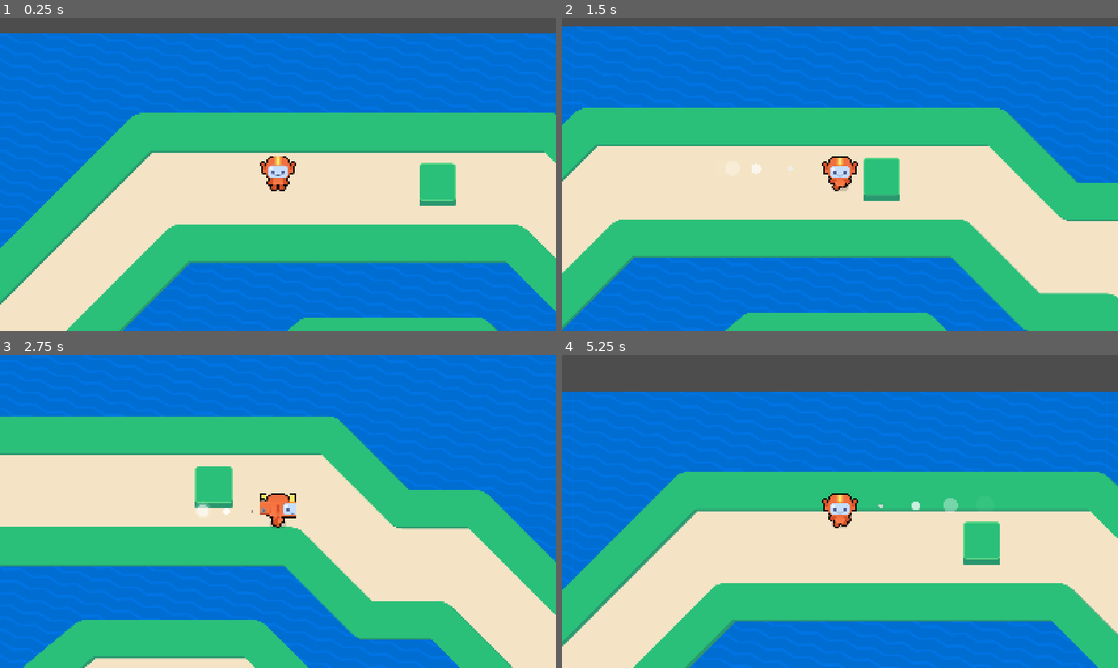
Above: before the commit, frames 1-4 (two rows, left to right).
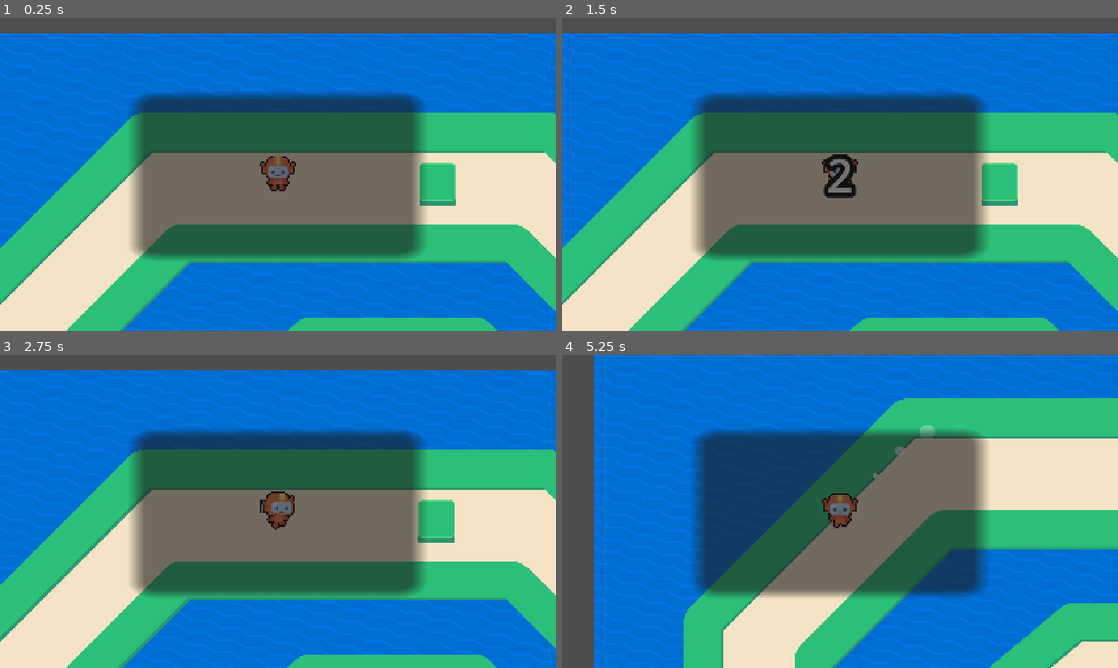
Above: after the commit, the same moments.

Repository: asdJT/M9-Top-Down-Movement
Game: Godot game, scene res://lessons/game.tscn
The game is run twice, just before and just after one commit, with the same random seed, the same clock (stepped at 60 frames per second) and the same inputs.
Inputs (mouse positions are in pixels of both pictures, inside the frame that each line leads up to):
- Up to frame 1 (0.25 s): no input
- Up to frame 2 (1.5 s): tap Enter at 0.5 s; move the mouse to (962, 158) at 0.52 s; hold Right (move_right) 0.53-1.28 s; tap Z at 0.6, 1.35 s; click (962, 158) at 0.67 s; tap Space at 0.77 s; move the mouse to (728, 190) at 1.27 s; hold Down (move_down) from 1.28 s (still down)
- Up to frame 3 (2.75 s): tap Space at 1.52 s; move the mouse to (333, 442) at 2.02 s; release Down (move_down) at 2.03 s; hold Right (move_right) from 2.03 s (still down); tap Z at 2.1 s
- Up to frame 4 (5.25 s): move the mouse to (812, 574) at 2.77 s; release Right (move_right) at 2.78 s; hold Up (move_up) 2.78-3.53 s; tap Z every 0.75 s from 2.85 to 5.1 s; click (812, 574) at 2.92 s; tap Space at 3.02, 3.77, 4.52 s; move the mouse to (1006, 558) at 3.52 s; hold Left (move_left) 3.53-5.03 s; move the mouse to (673, 464) at 4.27 s; move the mouse to (867, 511) at 5.02 s; hold Down (move_down) from 5.03 s (still down); click (867, 511) at 5.17 s

The runs differ from the first frame. In frame 1, 28% of the frame differs, in the area x 23-77%, y 24-78%; in frame 2, 62%; in frame 3, 73%; in frame 4, 80%, in the area x 0-100%, y 0-100%.

Commit message:
Finished L8L9

Diff:
--- /dev/null
+++ b/M09.top_down_movement_workbook/lessons/game.gd
@@ -0,0 +1,25 @@
+extends Node2D
+
+@onready var _finish_line : FinishLine = %FinishLine
+@onready var _runner: Runner = %Runner
+@onready var _count_down: CountDown = %CountDown
+
+func _ready() -> void:
+	_runner.set_physics_process(false)
+	_count_down.start_counting()
+	_count_down.counting_finished.connect(func() -> void:
+		_runner.set_physics_process(true)
+	)
+
+	_finish_line.body_entered.connect (func (body:Node) -> void :
+		if body is not Runner:
+			return
+		var runner := body as Runner
+		runner.set_physics_process(false)
+		var destination_position := _finish_line.global_position + Vector2(0, 64)
+
+		runner.walk_to(destination_position)
+		runner.walked_to.connect(_finish_line.pop_confettis)
+	)
+
+	_finish_line.confettis_finished.connect(get_tree().reload_current_scene.call_deferred)
--- a/M09.top_down_movement_workbook/lessons/game.tscn
+++ b/M09.top_down_movement_workbook/lessons/game.tscn
@@ -1,18 +1,32 @@
-[gd_scene load_steps=6 format=3 uid="uid://dbhm1u7usp88e"]
+[gd_scene load_steps=11 format=3 uid="uid://dbhm1u7usp88e"]
 
+[ext_resource type="Script" uid="uid://b3ch6il2xt8bb" path="res://lessons/game.gd" id="1_48faf"]
 [ext_resource type="Texture2D" uid="uid://5vl7p0xb7nd8" path="res://assets/circuit_background.png" id="1_eyt8k"]
 [ext_resource type="PackedScene" uid="uid://cv6pavumkvn3" path="res://lessons/runner.tscn" id="1_w68je"]
 [ext_resource type="PackedScene" uid="uid://w10qa0xbehkk" path="res://lessons/simple_obstacle.tscn" id="2_qi5q1"]
 [ext_resource type="PackedScene" uid="uid://xl56q8amb611" path="res://assets/finish_line/finish_line.tscn" id="2_sepuf"]
 [ext_resource type="PackedScene" uid="uid://6fggknqqx35t" path="res://lessons/circuit.tscn" id="4_k37an"]
+[ext_resource type="Theme" uid="uid://cdcyvsn1fp8wa" path="res://assets/countdown/count_down_theme.tres" id="7_viysf"]
+[ext_resource type="Script" uid="uid://3qgnfjj0cbyc" path="res://assets/countdown/count_down.gd" id="8_tpjcj"]
+[ext_resource type="Shader" uid="uid://0ifa0i2oc7c8" path="res://assets/blur.gdshader" id="9_tpjcj"]
+
+[sub_resource type="ShaderMaterial" id="ShaderMaterial_8c4bg"]
+shader = ExtResource("9_tpjcj")
+shader_parameter/blur_amount = 0.0
+shader_parameter/tint = Color(0, 0, 0, 1)
+shader_parameter/tint_amount = 0.0
+shader_parameter/saturation = 1.0
 
 [node name="Game" type="Node2D"]
 y_sort_enabled = true
+script = ExtResource("1_48faf")
 
 [node name="Runner" parent="." instance=ExtResource("1_w68je")]
+unique_name_in_owner = true
 position = Vector2(1554, 521)
 
 [node name="FinishLine" parent="." instance=ExtResource("2_sepuf")]
+unique_name_in_owner = true
 position = Vector2(579, 1375)
 area_width = 256
 
@@ -26,3 +40,71 @@
 
 [node name="Circuit" parent="." instance=ExtResource("4_k37an")]
 position = Vector2(0, -4)
+
+[node name="CanvasLayer" type="CanvasLayer" parent="."]
+
+[node name="CountDown" type="Label" parent="CanvasLayer"]
+unique_name_in_owner = true
+anchors_preset = 8
+anchor_left = 0.5
+anchor_top = 0.5
+anchor_right = 0.5
+anchor_bottom = 0.5
+offset_left = -167.0
+offset_top = -109.5
+offset_right = 167.0
+offset_bottom = 109.5
+grow_horizontal = 2
+grow_vertical = 2
+size_flags_horizontal = 4
+theme = ExtResource("7_viysf")
+horizontal_alignment = 1
+vertical_alignment = 1
+script = ExtResource("8_tpjcj")
+metadata/_custom_type_script = "uid://3qgnfjj0cbyc"
+
+[node name="PauseScreen" type="Control" parent="CanvasLayer"]
+layout_mode = 3
+anchors_preset = 8
+anchor_left = 0.5
+anchor_top = 0.5
+anchor_right = 0.5
+anchor_bottom = 0.5
+offset_left = -957.0
+offset_top = -539.0
+offset_right = -878.78845
+offset_bottom = -461.8878
+grow_horizontal = 2
+grow_vertical = 2
+scale = Vector2(24.521368, 13.984615)
+size_flags_horizontal = 4
+size_flags_vertical = 4
+
+[node name="BlurColorRect" type="ColorRect" parent="CanvasLayer/PauseScreen"]
+material = SubResource("ShaderMaterial_8c4bg")
+layout_mode = 1
+anchors_preset = -1
+anchor_right = 34.655003
+anchor_bottom = 26.315
+offset_right = -1346.2001
+offset_bottom = -1012.6
+grow_horizontal = 2
+grow_vertical = 2
+scale = Vector2(34.65485, 26.3146)
+
+[node name="PanelContainer" type="PanelContainer" parent="CanvasLayer/PauseScreen"]
+layout_mode = 1
+anchors_preset = 8
+anchor_left = 0.5
+anchor_top = 0.5
+anchor_right = 0.5
+anchor_bottom = 0.5
+offset_left = -20.0
+offset_top = -20.0
+offset_right = 20.0
+offset_bottom = 20.0
+grow_horizontal = 2
+grow_vertical = 2
+
+[node name="VBoxContainer" type="VBoxContainer" parent="CanvasLayer/PauseScreen/PanelContainer"]
+layout_mode = 2
--- a/M09.top_down_movement_workbook/lessons/runner.gd
+++ b/M09.top_down_movement_workbook/lessons/runner.gd
@@ -1,3 +1,4 @@
+class_name Runner
 extends CharacterBody2D
 
 @export var max_speed := 600.0
--- a/M09.top_down_movement_workbook/lessons/runner.tscn
+++ b/M09.top_down_movement_workbook/lessons/runner.tscn
@@ -66,7 +66,7 @@
 [node name="Camera2D" type="Camera2D" parent="."]
 position = Vector2(0, -58)
 
-[node name="Sprite2D" type="Sprite2D" parent="."]
+[node name="Shadow" type="Sprite2D" parent="."]
 modulate = Color(0, 0, 0, 0.156863)
 position = Vector2(0, -14.999985)
 scale = Vector2(-0.599999, 0.520001)
@@ -81,7 +81,7 @@
 position = Vector2(62, 120)
 scale = Vector2(0.5, 0.5)
 
-[node name="Sprite2D2" type="Sprite2D" parent="."]
+[node name="Sprite2D" type="Sprite2D" parent="."]
 material = SubResource("ShaderMaterial_x5rx3")
 position = Vector2(0, -58)
 texture = SubResource("ViewportTexture_cl8lt")
Not shown, added: M09.top_down_movement_workbook/lessons/game.gd.uid
